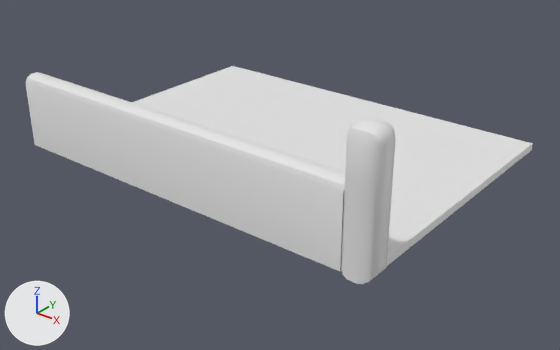
An edit to the FBX model Assets/3D_Assets/Props/stairs_straight.fbx, drawn before and after from the same camera.
The view is the same before and after, from a camera (50 mm lens) standing at (12.78, -6.06, 4.56) and looking at (8.27, -0.42, 1.07). The axes (+X, +Y, +Z) are drawn at lower left. The lights are the same throughout. Where no turn or scale is listed for an object, it has been applied to the vertices.

Script lines for the objects in view, before the commit:
```python
me_cube_005 = bpy.data.meshes.new('Cube.005')
me_cube_005.from_pydata(...)  # 124 vertices, 107 faces; spans x -2.17..2.13, y -1.31..1.94, z -0.16..1.13
ob_cube_006 = bpy.data.objects.new('Cube.006', me_cube_005)
ob_cube_006.location = (8.08, -0.438, 1.342)
```
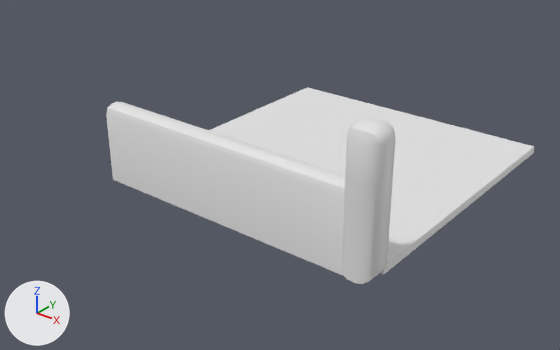
The newer file is also turned or shifted as a whole; pictures and numbers use the older file's frame.

Boxes [x1, y1, x2, y2] around the edits, measured in the pictures (560 x 350 px; the box of a moved part takes in the faces that stretch with it):
'Cube.006', reshaped (16% narrower, 10% shorter): before [26, 66, 533, 284]; after [106, 87, 534, 284]
part 1 of me_cube_005, moved or reshaped: before [26, 72, 345, 272]; after [106, 102, 345, 275]
part 2 of me_cube_005, moved or reshaped: before [132, 66, 533, 266]; after [209, 87, 534, 275]

Diff of the bpy script that builds the scene:
```diff
--- a/Assets/3D_Assets/Props/stairs_straight.fbx.py
+++ b/Assets/3D_Assets/Props/stairs_straight.fbx.py
@@ me_cube_005 @@
 me_cube_005.from_pydata(...)  # 124 vertices, 107 faces; spans x -2.17..2.13, y -1.31..1.94, z -0.16..1.13
 # used by ob_cube_006; location = (8.08, -0.438, 1.342)
+# me_cube_005 part 1: the loose piece of 16 vertices spanning x -2.17..1.83, y -1.27..-1.03, z -0.14..0.63 is scaled about its middle by (0.706, 0.999, 0.999), then moved by (0.68, 0.0, -0.03)
+# me_cube_005 part 2: the loose piece of 8 vertices spanning x -2.17..2.07, y -1.06..1.94, z -0.14..-0.06 is scaled about its middle by (0.706, 0.999, 0.999), then moved by (0.65, 0.0, -0.03)
```
